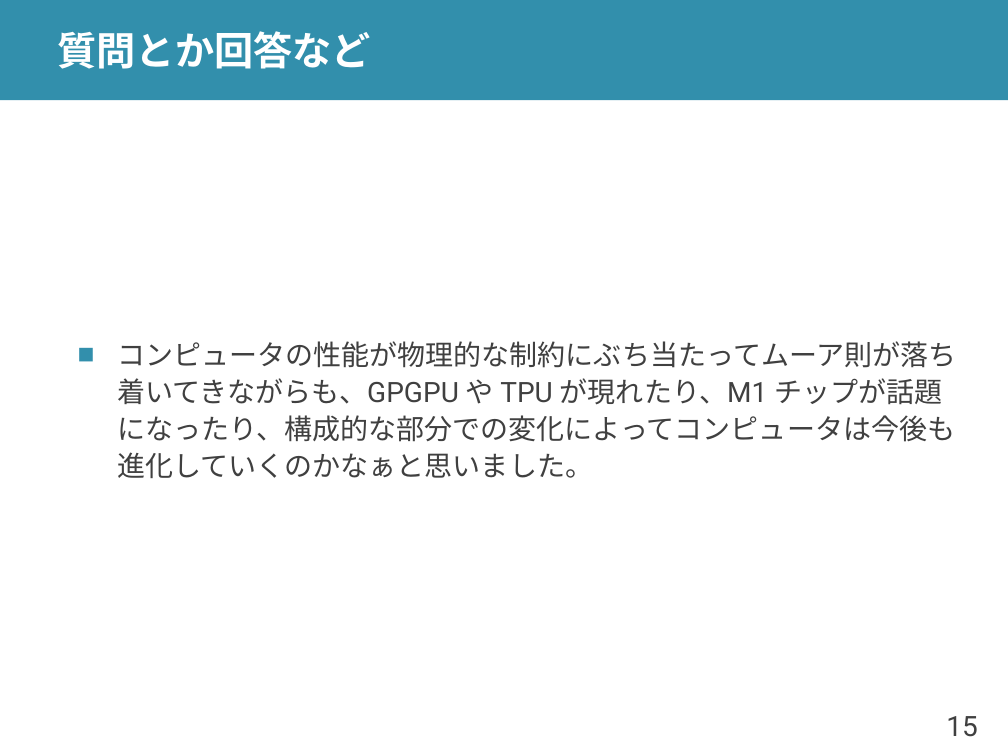
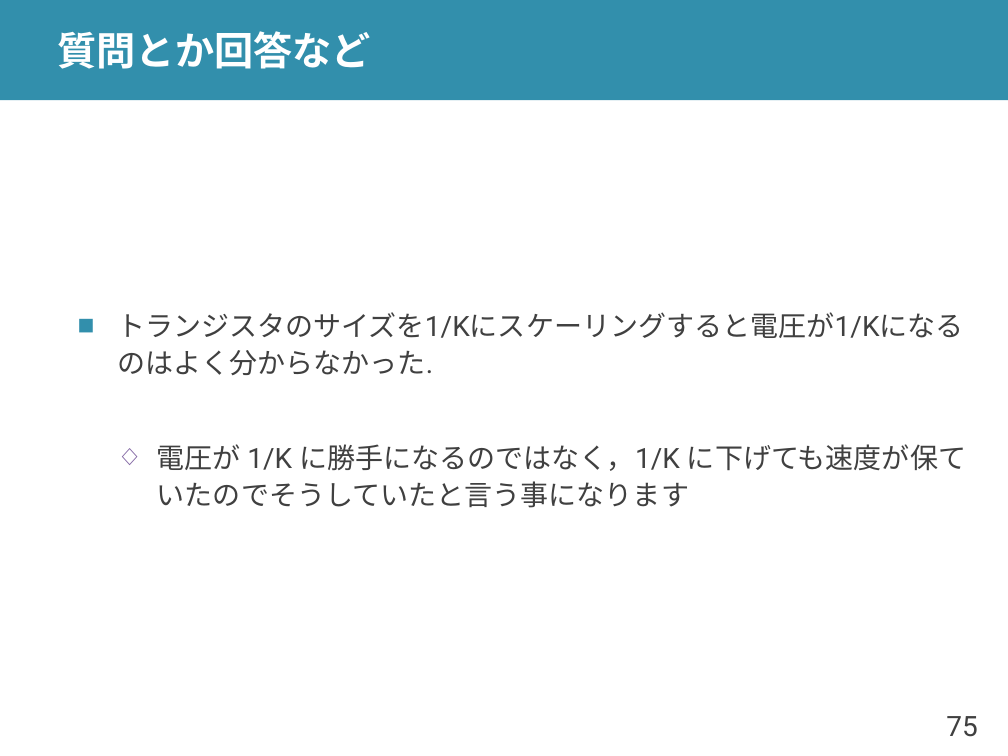
Before and after one commit to shioyadan/advanced-computer-organization, a slide deck: slide 75 of aco-shioya-04.pptx (slide 15 before the commit). Drawn at 1008x756 pixels with LibreOffice and Linux fonts; fonts in the diff are those of the drawing. Boxes give left, top, right and bottom in pixels: in the first picture for what was removed or moved away, otherwise in the second. Text is boxed around its words. In the diff, an @@ line names an element or a change of style, - is before the commit and + after.

```diff
--- a/aco-shioya-04.pptx
+++ b/aco-shioya-04.pptx
@@ text at [117, 312, 966, 508]: text changed @@
-■ コンピュータの性能が物理的な制約にぶち当たってムーア則が落ち着いてきながらも、GPGPU や TPU が現れたり、M1 チップが話題になったり、構成的な部分での変化によってコンピュータは今後も進化していくのかなぁと思いました。
+■ トランジスタのサイズを1/Kにスケーリングすると電圧が1/Kになるのはよく分からなかった.
+  ◇ 電圧が 1/K に勝手になるのではなく，1/K に下げても速度が保ていたのでそうしていたと言う事になります
@@ page number at [946, 716, 977, 737]: text changed @@
-15
+75
```
Also in this commit, not shown: 13 other slides changed, 15 slides added, 11 slides removed, 2 other files.
